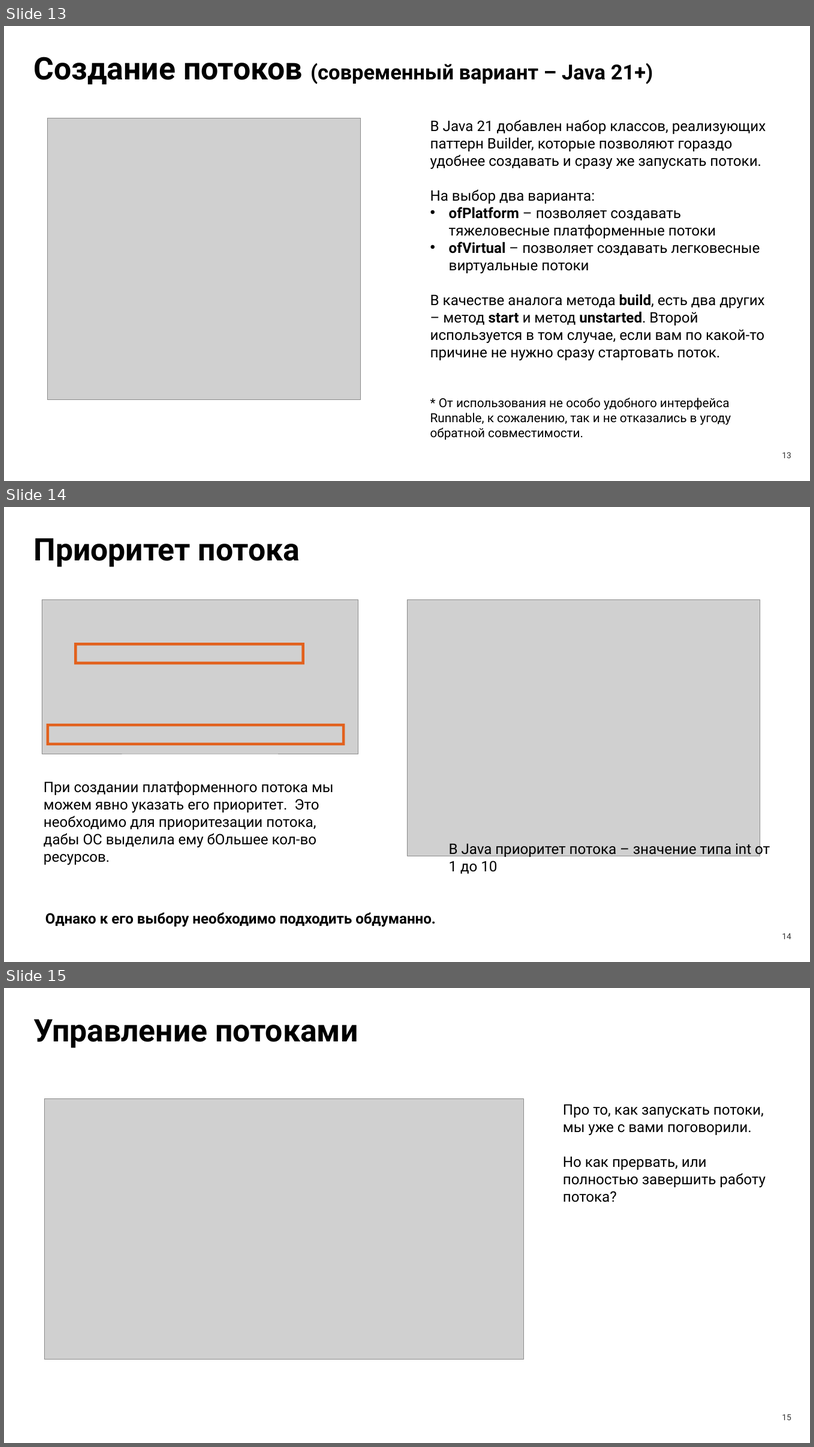
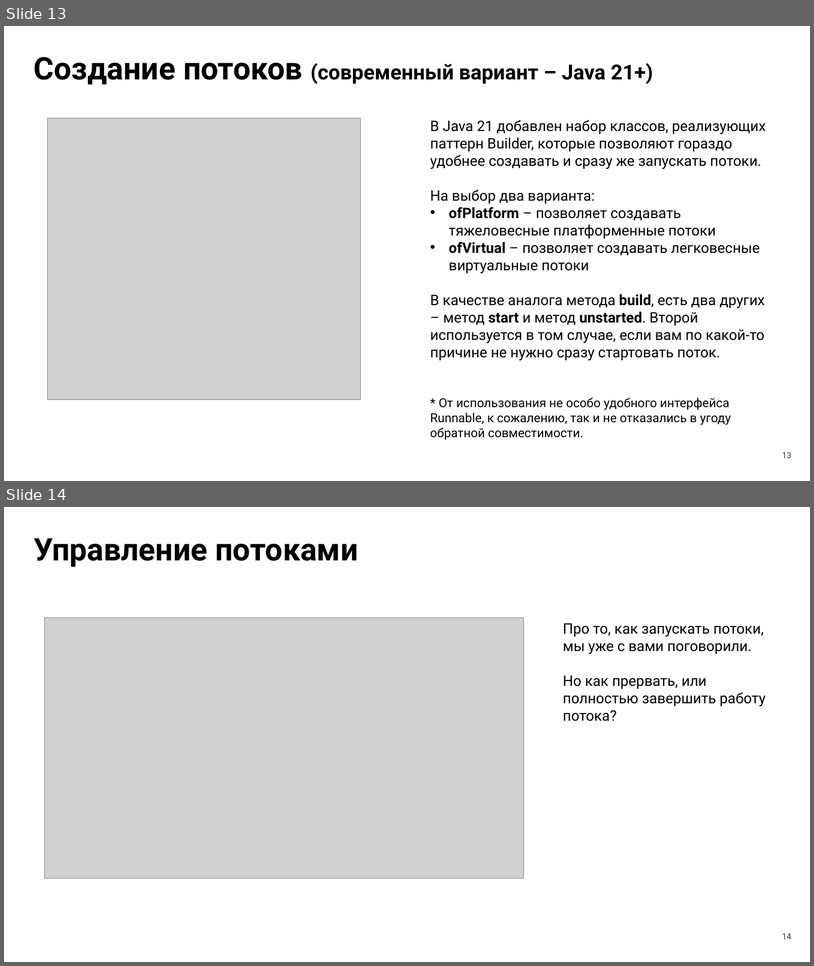
Before and after one commit to LilZaChill/market-pulse-ustinov, a slide deck: advanced/docs/seminar10/Семинар 10.pptx. Shown one above the other, each under a label of ours: slides 13, 14 and 15 before the commit, slides 13 and 14 after it. The pictures are 814x1447 and 814x966 pixels, drawn with LibreOffice and Linux fonts; fonts in the diff are those of the drawing; grey boxes stand for pictures. Boxes give left, top, right and bottom in pixels: in the first picture for what was removed or moved away, otherwise in the second. Text is boxed around its words. In the diff, an @@ line names an element or a change of style, - is before the commit and + after.

```diff
--- a/advanced/docs/seminar10/Семинар 10.pptx
+++ b/advanced/docs/seminar10/Семинар 10.pptx
@@ slide 14 removed at bbox=[4, 507, 810, 962], background #FFFFFF @@
@@ text removed at bbox=[34, 538, 300, 567] @@
-Приоритет потока
@@ picture removed at bbox=[42, 600, 358, 754] @@
@@ picture removed at bbox=[407, 600, 761, 855] @@
@@ frame removed at bbox=[74, 643, 305, 664] @@
@@ frame removed at bbox=[47, 724, 345, 745] @@
@@ text removed at bbox=[44, 781, 334, 865] @@
-При создании платформенного потока мы можем явно указать его приоритет. Это необходимо для приоритезации потока, дабы ОС выделила ему бОльшее кол-во ресурсов.
@@ text removed at bbox=[449, 841, 770, 874] @@
-В Java приоритет потока – значение типа int от 1 до 10
@@ text removed at bbox=[45, 912, 436, 926] @@
-Однако к его выбору необходимо подходить обдуманно.
@@ page number removed at bbox=[782, 933, 791, 939] @@
-14
@@ what was slide 15 is now slide 14 @@
@@ page number at bbox=[782, 933, 791, 939]: text changed @@
-15
+14
```
Also in this commit, not shown: 5 slides changed.
